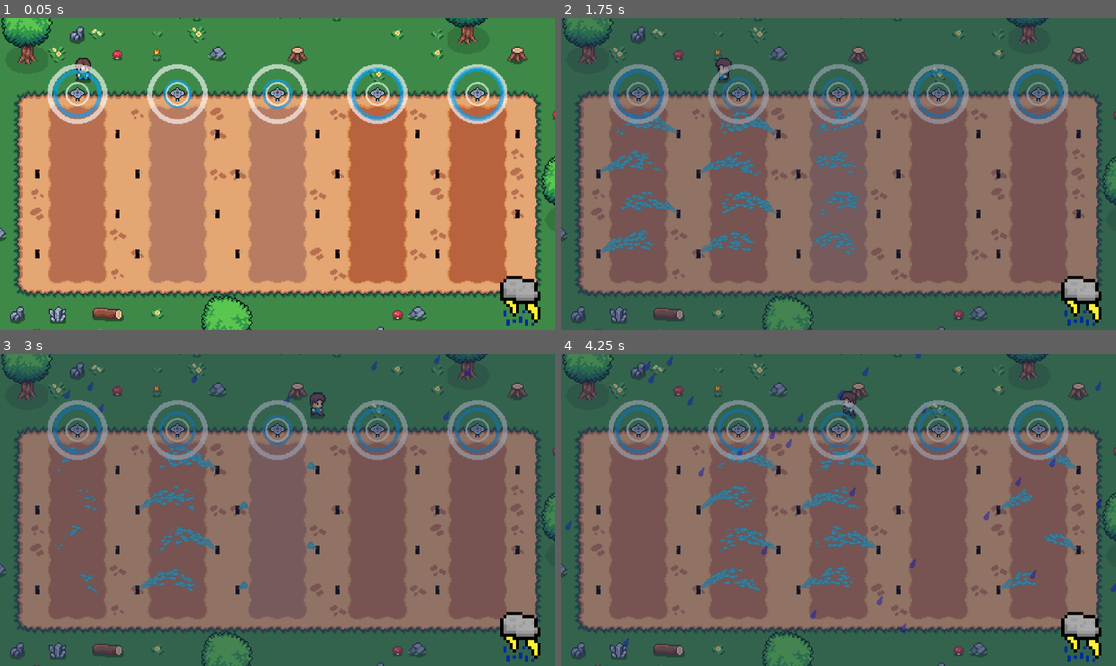
Above: before the commit, frames 1-4 (two rows, left to right).
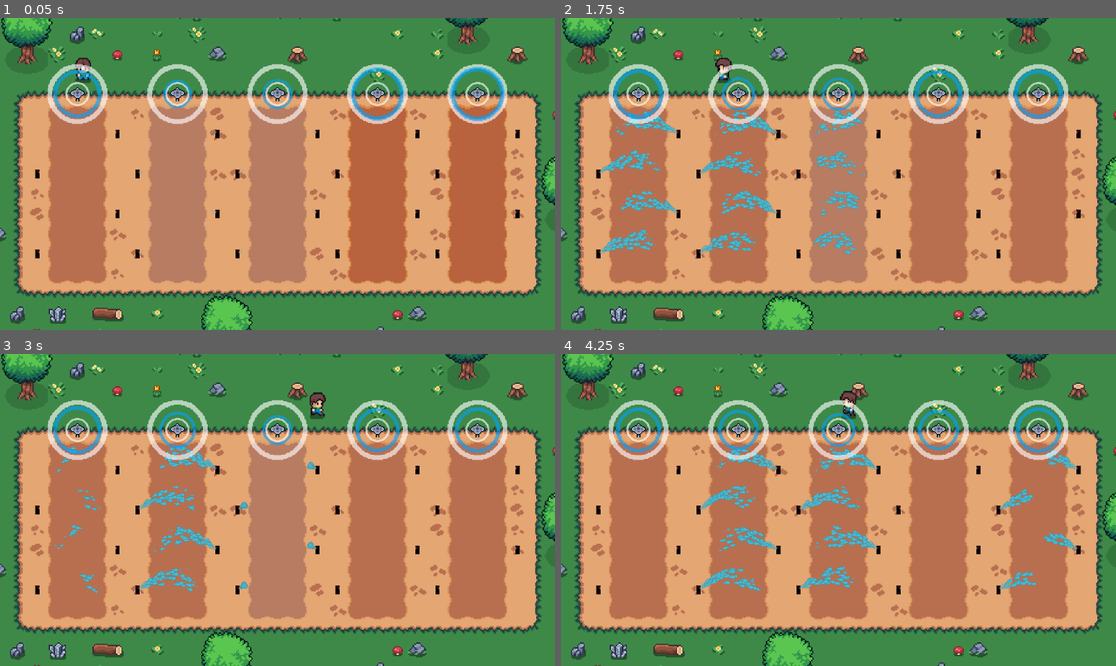
Above: after the commit, the same moments.

Repository: Omurex/PrecAg-SprinklerDash
Game: Godot game, scene res://Objects/GameScenes/main_game.tscn
Two runs of this game, one before a commit and one after it. Both use one fixed random seed, a clock stepped at 60 frames per second and the inputs below.
Inputs:
- Up to frame 1 (0.05 s): no input
- Up to frame 2 (1.75 s): hold D (right) 0.53-1.28 s; tap Space (interact) at 0.6, 1.35 s; hold A (left) from 1.28 s (still down)
- Up to frame 3 (3 s): release A (left) at 2.03 s; hold D (right) from 2.03 s (still down); tap Space (interact) at 2.1, 2.85 s
- Up to frame 4 (4.25 s): release D (right) at 3.53 s; hold A (left) from 3.53 s (still down); tap Space (interact) at 3.6 s

The runs differ from the first frame. In frame 1, 0.8% of the frame differs, in the area x 90-98%, y 82-99%; in frame 2, 96%; in frame 3, 96%; in frame 4, 97%, in the area x 0-100%, y 0-100%.

Commit message:
Fixed weather system numbers

Diff:
--- a/Objects/Weather/weather_system.tscn
+++ b/Objects/Weather/weather_system.tscn
@@ -8,8 +8,8 @@
 script = ExtResource("1_nvbru")
 weather_effects = Array[PackedScene]([ExtResource("2_tyrrb"), ExtResource("3_g8b5k")])
 timer = NodePath("Timer")
-first_weather_effect_delay_range = Vector2(1, 2)
-weather_effect_delay_range = Vector2(5, 6)
+first_weather_effect_delay_range = Vector2(10, 20)
+weather_effect_delay_range = Vector2(10, 20)
 
 [node name="Timer" type="Timer" parent="."]
 one_shot = true
